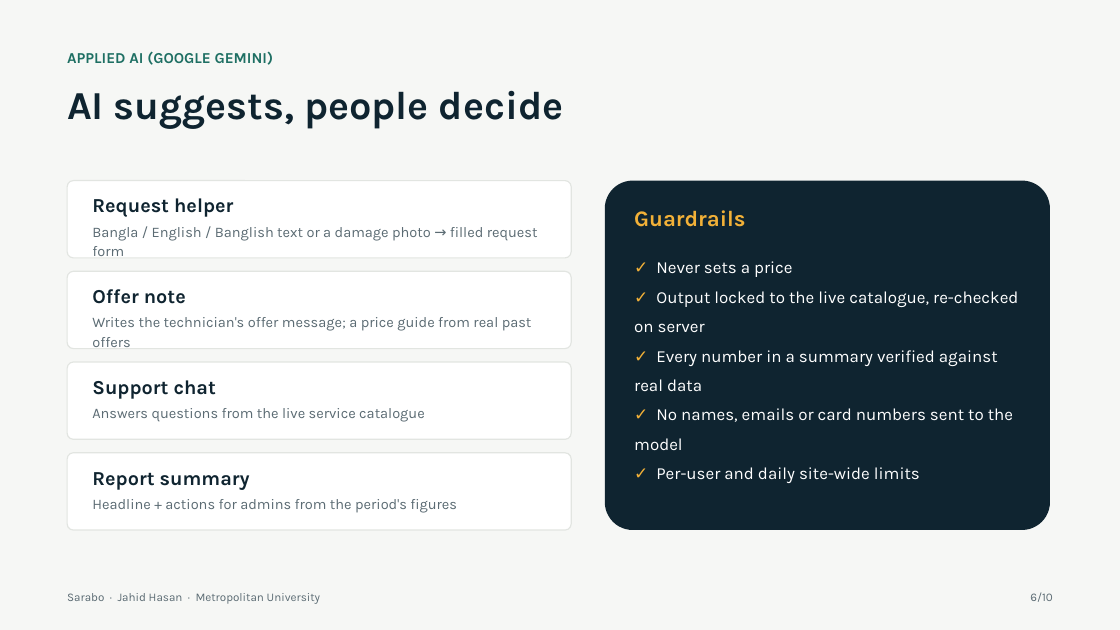
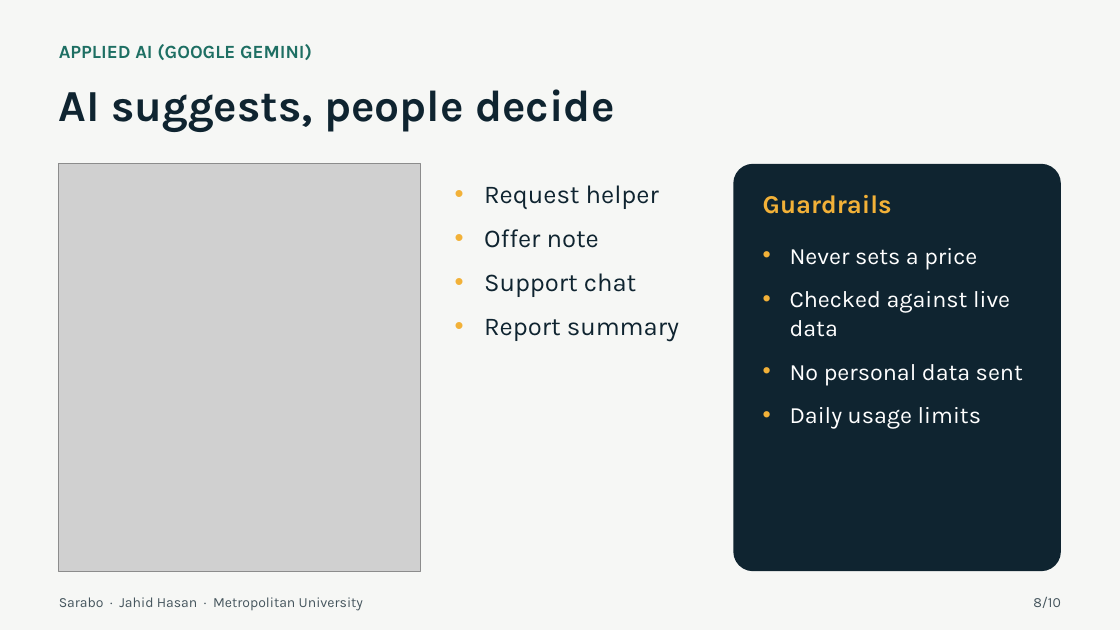
Before and after one commit to jahidjubaer/sarabo-doc, a slide deck: slide 8 of presentation/Sarabo_Presentation.pptx (slide 6 before the commit). Drawn at 1120x630 pixels with LibreOffice and Linux fonts; fonts in the diff are those of the drawing; grey boxes stand for pictures. Boxes give left, top, right and bottom in pixels: in the first picture for what was removed or moved away, otherwise in the second. Text is boxed around its words. In the diff, an @@ line names an element or a change of style, - is before the commit and + after.

Commit message:
docs: 10-slide deck with ER diagram and zoomed screenshots; work log for the Stripe name fix

```diff
--- a/presentation/Sarabo_Presentation.pptx
+++ b/presentation/Sarabo_Presentation.pptx
@@ text "APPLIED AI (GOOGLE GEMINI)": place and size @@
-text "APPLIED AI (GOOGLE GEMINI)" at (67, 51, 273, 65)
+text "APPLIED AI (GOOGLE GEMINI)" at (59, 44, 312, 60)
@@ text "APPLIED AI (GOOGLE GEMINI)" at (59, 44, 312, 60): size 13 to 16 pt @@
@@ text "AI suggests, people decide": place and size @@
-text "AI suggests, people decide" at (67, 90, 564, 129)
+text "AI suggests, people decide" at (59, 89, 614, 132)
@@ text "AI suggests, people decide" at (59, 89, 614, 132): size 34 to 38 pt @@
@@ picture added at (59, 164, 421, 571) @@
@@ rounded rectangle: place and size @@
-rounded rectangle at (605, 181, 1050, 530)
+rounded rectangle at (734, 164, 1061, 571)
@@ rounded rectangle at (734, 164, 1061, 571): proportions changed @@
@@ rounded rectangle removed at (67, 181, 571, 258) @@
@@ text removed at (92, 198, 233, 217) @@
-Request helper
@@ text added at (484, 185, 679, 341), 22 pt, text #0F2430 @@
+• Request helper
+• Offer note
+• Support chat
+• Report summary
@@ text "Guardrails": place and size @@
-text "Guardrails" at (634, 210, 745, 227)
+text "Guardrails" at (763, 195, 892, 214)
@@ text "Guardrails" at (763, 195, 892, 214): size 19 to 22 pt @@
@@ text removed at (92, 227, 538, 256) @@
-Bangla / English / Banglish text or a damage photo → filled request form
@@ text at (790, 248, 1023, 429): text changed; size 14.5 to 20 pt @@
-✓ Never sets a price
-✓ Output locked to the live catalogue, re-checked on server
-✓ Every number in a summary verified against real data
-✓ No names, emails or card numbers sent to the model
-✓ Per-user and daily site-wide limits
+• Never sets a price
+• Checked against live data
+• No personal data sent
+• Daily usage limits
@@ rounded rectangle removed at (67, 271, 571, 349) @@
@@ text removed at (92, 289, 186, 304) @@
-Offer note
@@ text removed at (92, 317, 532, 347) @@
-Writes the technician's offer message; a price guide from real past offers
@@ rounded rectangle removed at (67, 362, 571, 439) @@
@@ text removed at (92, 380, 216, 399) @@
-Support chat
@@ text removed at (92, 408, 425, 422) @@
-Answers questions from the live service catalogue
@@ rounded rectangle removed at (67, 453, 571, 530) @@
@@ text removed at (92, 472, 250, 490) @@
-Report summary
@@ text removed at (92, 499, 457, 513) @@
-Headline + actions for admins from the period's figures
@@ text "Sarabo · Jahid Hasan · ...": place and size @@
-text "Sarabo · Jahid Hasan · ..." at (67, 593, 320, 604)
+text "Sarabo · Jahid Hasan · ..." at (59, 597, 363, 611)
@@ text "Sarabo · Jahid Hasan · ..." at (59, 597, 363, 611): size 10 to 12 pt, text colour #5B6B73 to #45555D @@
@@ text at (1033, 596, 1061, 608): text changed; size 10 to 12 pt; text colour #5B6B73 to #45555D @@
-6/10
+8/10
```
Also in this commit, not shown: 4 other slides changed, 5 slides added, 5 slides removed, 16 other files.
